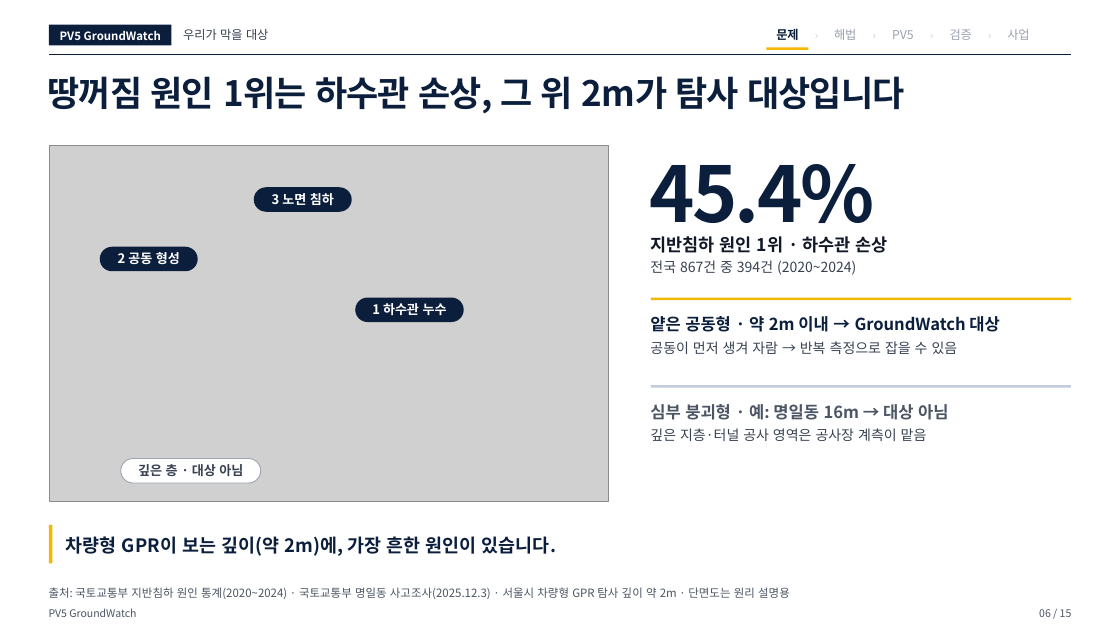
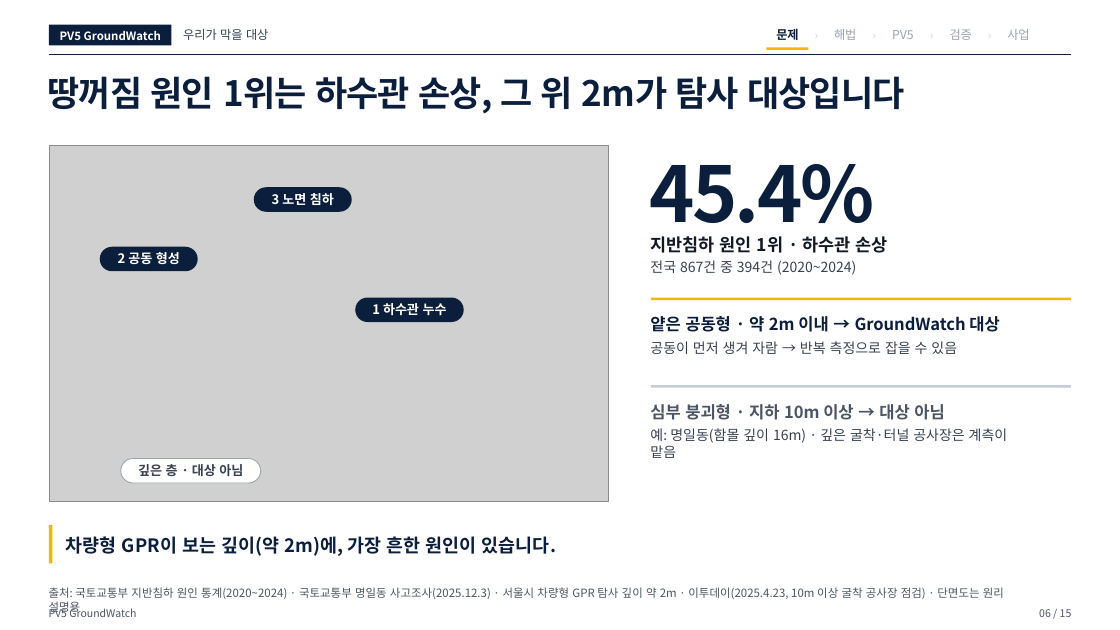
Before and after one commit to woojin-choe/pv5-hose-lab, a slide deck: slide 6 of ppt_all/PV5_GroundWatch_10_23.pptx. Drawn at 1120x630 pixels with LibreOffice and Linux fonts; fonts in the diff are those of the drawing; grey boxes stand for pictures. Boxes give left, top, right and bottom in pixels: in the first picture for what was removed or moved away, otherwise in the second. Text is boxed around its words. In the diff, an @@ line names an element or a change of style, - is before the commit and + after.

```diff
--- a/ppt_all/PV5_GroundWatch_10_23.pptx
+++ b/ppt_all/PV5_GroundWatch_10_23.pptx
@@ text at (x1=650, y1=404, x2=944, y2=420): text changed @@
-심부 붕괴형 · 예: 명일동 16m → 대상 아님
+심부 붕괴형 · 지하 10m 이상 → 대상 아님
@@ text at (x1=650, y1=428, x2=1008, y2=458): text changed @@
-깊은 지층·터널 공사 영역은 공사장 계측이 맡음
+예: 명일동(함몰 깊이 16m) · 깊은 굴착·터널 공사장은 계측이 맡음
@@ text at (x1=49, y1=587, x2=1004, y2=615): text changed @@
-출처: 국토교통부 지반침하 원인 통계(2020~2024) · 국토교통부 명일동 사고조사(2025.12.3) · 서울시 차량형 GPR 탐사 깊이 약 2m · 단면도는 원리 설명용
+출처: 국토교통부 지반침하 원인 통계(2020~2024) · 국토교통부 명일동 사고조사(2025.12.3) · 서울시 차량형 GPR 탐사 깊이 약 2m · 이투데이(2025.4.23, 10m 이상 굴착 공사장 점검) · 단면도는 원리 설명용
```
Also in this commit, not shown: 10 other slides changed, 21 other files.
